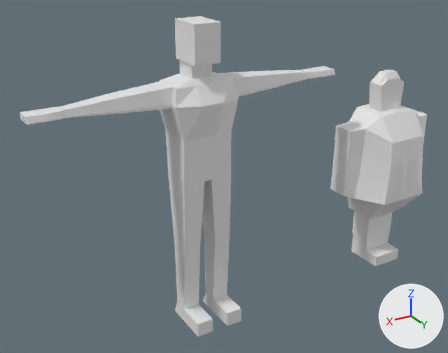
Before and after pictures for a commit that changed the Blender file art/models/props/field_obstacle/field_obstacle.blend.
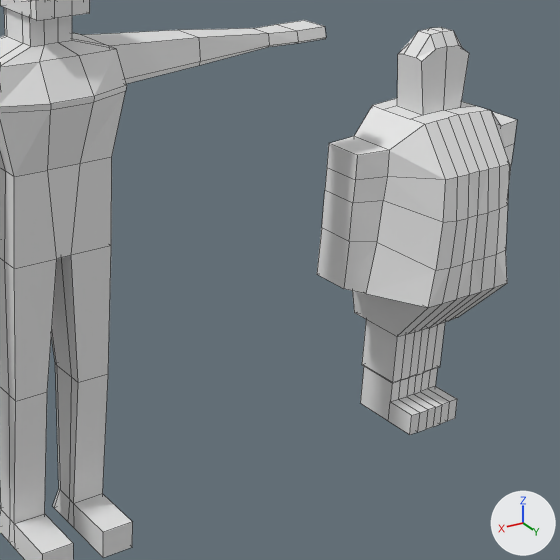
There are two pictures of each version: one whole from a 50 mm lens placed at (3.131, 3.03, 2.439), pointed at (1.283, -0.05, 0.899), one close up on the part from 40% to 100% of the width and 16% to 93% of the height. Every picture has the same lights, and +X, +Y and +Z are marked at lower right. The last two pictures show the newer version. The close-ups show mesh edges as thin lines.

The older version as bpy lines, for what is in view:
```python
me_cube_001 = bpy.data.meshes.new('Cube.001')
me_cube_001.from_pydata(...)  # 130 vertices, 110 faces, 1 loose edge; spans x -0.38..0.0, y -0.116..0.281, z 0.0..1.424
me_scale_reference = bpy.data.meshes.new('scale_reference')
me_scale_reference.from_pydata(...)  # 220 vertices, 218 faces; spans x -0.98..0.98, y -0.14..0.23, z 0.0..1.89
ob_foosball_man = bpy.data.objects.new('foosball_man', me_cube_001)
ob_foosball_man.location = (0.0, 0.0, 0.0)
_m = ob_foosball_man.modifiers.new('Mirror', 'MIRROR')
_m.use_clip = True
ob_reference = bpy.data.objects.new('reference', me_scale_reference)
ob_reference.location = (1.483, 0.0, 0.0)
```
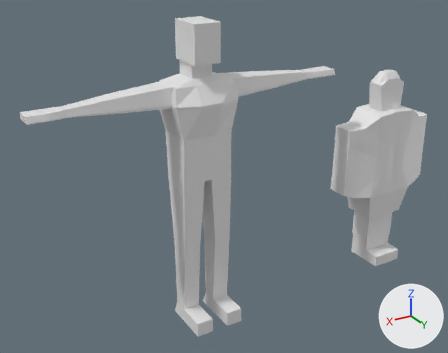
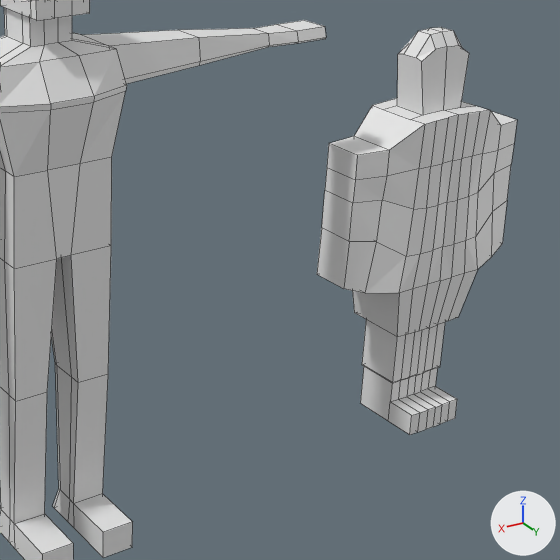
Changed parts and their boxes (x1, y1, x2, y2) in the close-ups (560 x 560 px; the box of a moved part takes in the faces that stretch with it):
part 1 of me_cube_001, moved or reshaped
    before: (353, 250, 507, 336)
    after: (353, 237, 478, 336)
part 2 of me_cube_001, moved or reshaped
    before: (436, 205, 508, 270)
    after: (406, 193, 478, 256)
part 3 of me_cube_001, moved or reshaped
    before: (425, 110, 509, 222)
    after: (413, 110, 490, 209)

The change in detail:
me_cube_001 is used by ob_foosball_man; location (0.0, 0.0, 0.0).
me_cube_001 had 130 vertices, 110 faces, 1 loose edge and spanned x -0.38..0.0, y -0.116..0.281, z 0.0..1.424.
me_cube_001 now has 130 vertices, 110 faces, 1 loose edge and spans x -0.38..0.0, y -0.116..0.191, z 0.0..1.424.
me_cube_001 part 1: all 8 vertices in x -0.187..0.0, y 0.27..0.281, z 0.564..0.692 are moved by (0.0, -0.138, 0.0).
me_cube_001 part 2: all 4 vertices in x -0.151..0.0, y 0.264..0.275, z 0.855..0.859 are moved by (0.0, -0.137, 0.0).
me_cube_001 part 3: all 4 vertices in x -0.147..0.0, y 0.251..0.256, z 1.003..1.005 are moved by (0.0, -0.121, 0.0).
Other edits to the shape of me_cube_001 do not show in these pictures.
